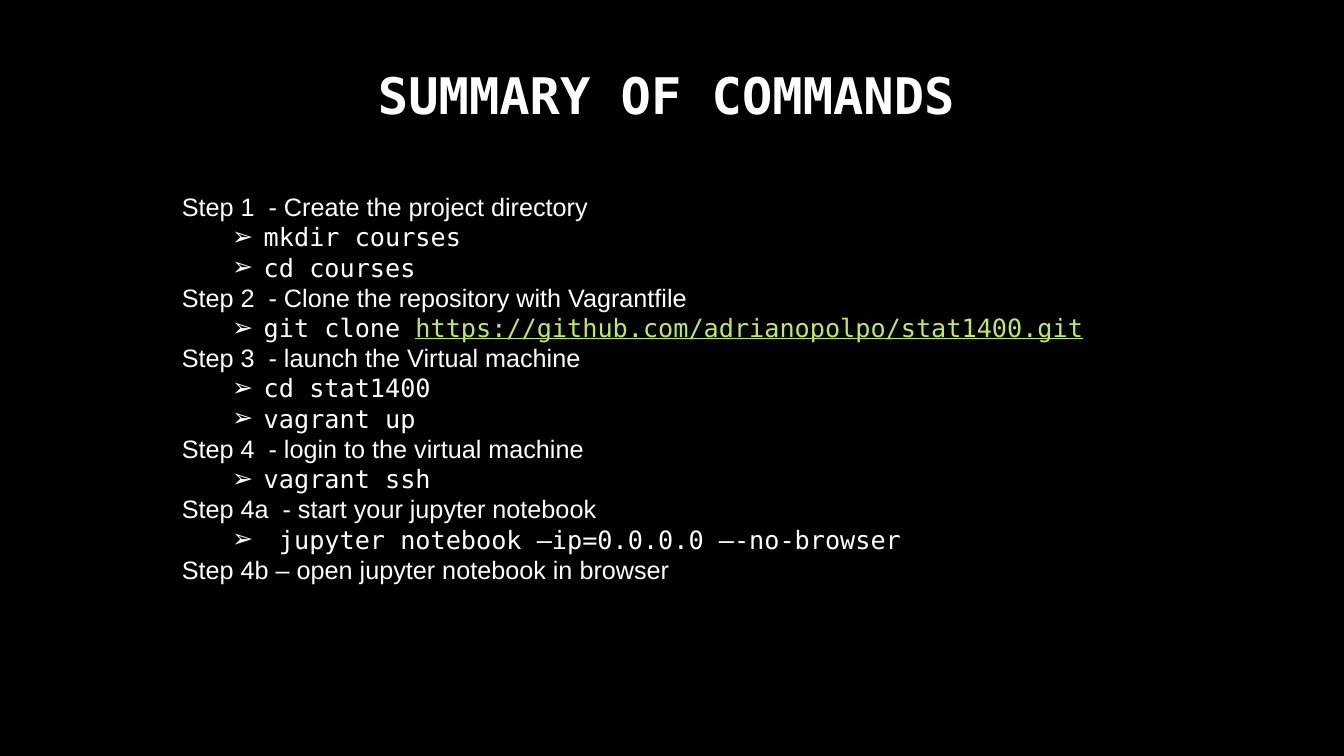
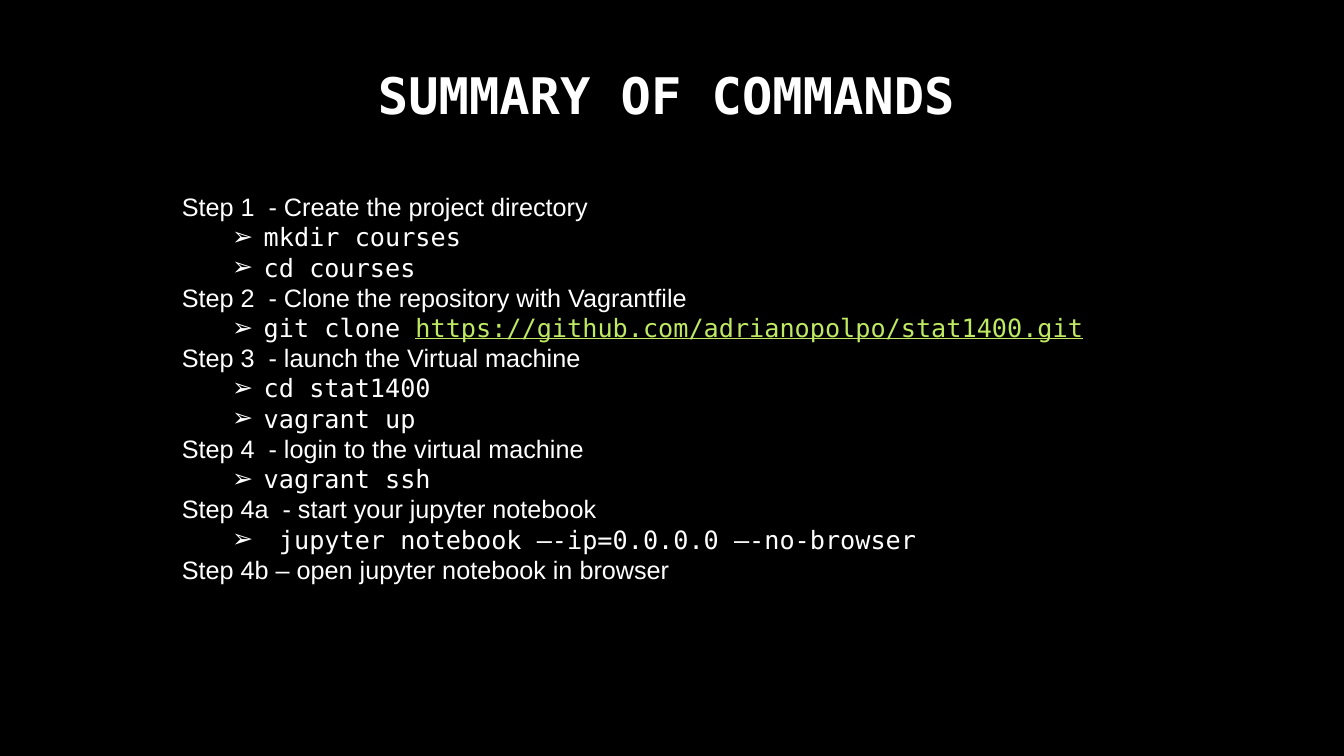
Before and after one commit to adrianopolpo/stat1400, a slide deck: slide 9 of VM_instructions.pptx. Drawn at 1344x756 pixels with LibreOffice and Linux fonts; fonts in the diff are those of the drawing; background and template pictures are left out. Boxes give left, top, right and bottom in pixels: in the first picture for what was removed or moved away, otherwise in the second. Text is boxed around its words. In the diff, an @@ line names an element or a change of style, - is before the commit and + after.

```diff
--- a/VM_instructions.pptx
+++ b/VM_instructions.pptx
@@ text at [279,530,916,555]: text changed @@
-  ➢ jupyter notebook –ip=0.0.0.0 –-no-browser
+  ➢ jupyter notebook –-ip=0.0.0.0 –-no-browser
```
Also in this commit, not shown: 2 slides added, 1 other file.
